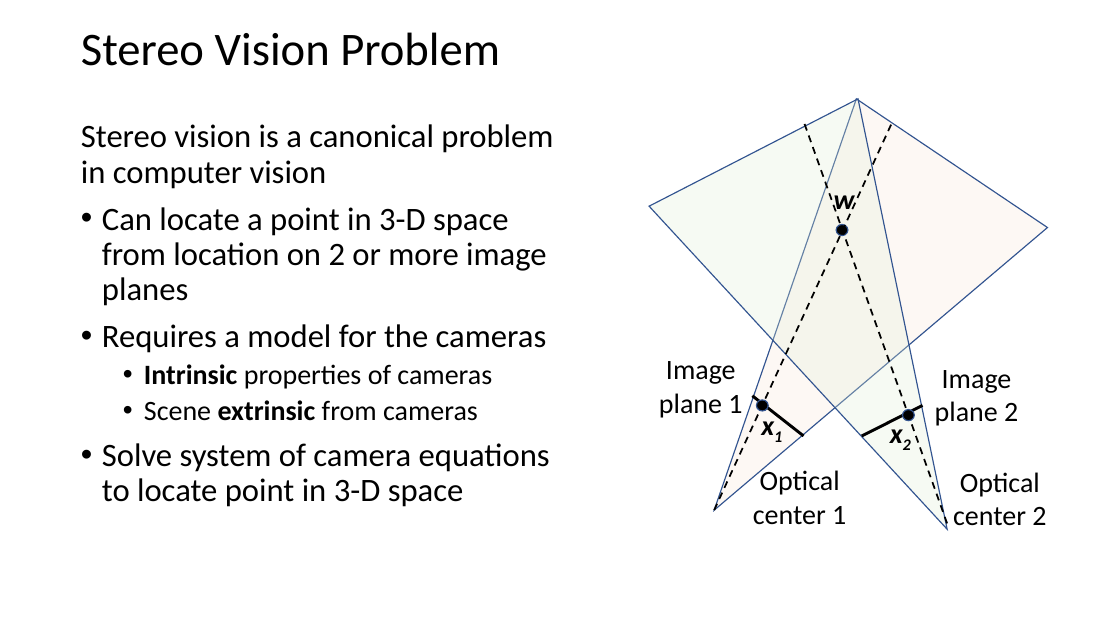
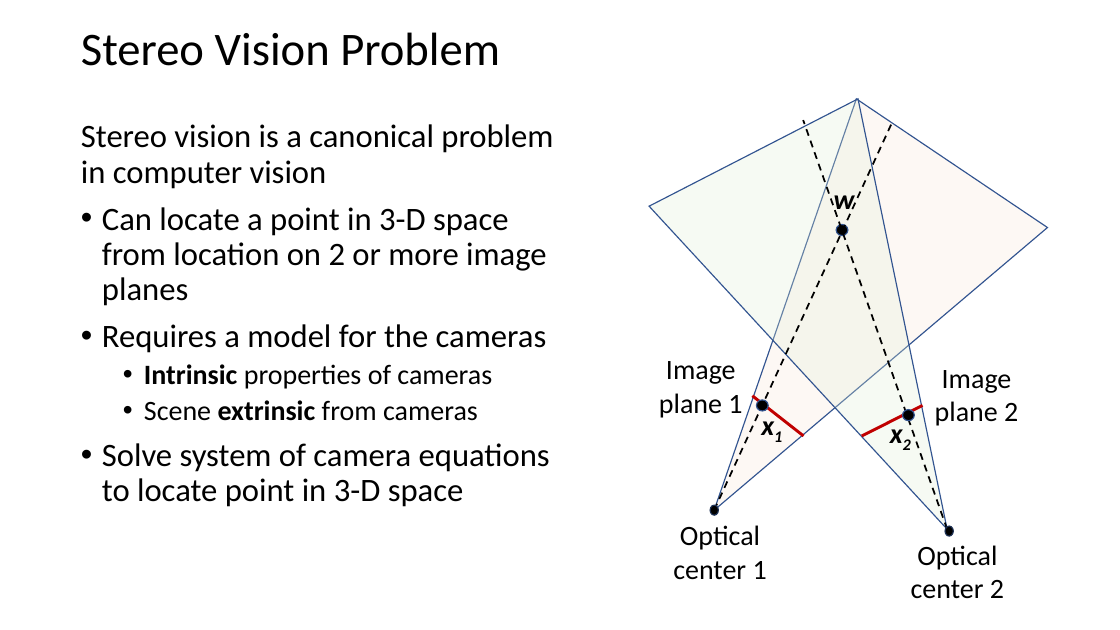
Before and after one commit to StephenElston/CSCI-E25, a slide deck: slide 6 of Slides/9_HomographyProjection.pptx (slide 4 before the commit). Drawn at 1120x630 pixels with LibreOffice and Linux fonts; fonts in the diff are those of the drawing. Boxes give left, top, right and bottom in pixels: in the first picture for what was removed or moved away, otherwise in the second. Text is boxed around its words. In the diff, an @@ line names an element or a change of style, - is before the commit and + after.

```diff
--- a/Slides/9_HomographyProjection.pptx
+++ b/Slides/9_HomographyProjection.pptx
@@ line moved from (948, 523) - (803, 120) to (948, 529) - (803, 120) @@
@@ line (753, 396) - (804, 436): stroke #000000 2.5 pt to #C00000 2.5 pt @@
@@ line (862, 436) - (923, 406): stroke #000000 2.5 pt to #C00000 2.5 pt @@
@@ ellipse added at bbox=[710, 505, 718, 515], fill #000000, outline #1E3256 1 pt @@
@@ text "Optical center 1": place and size @@
-text "Optical center 1" at bbox=[753, 467, 846, 525]
+text "Optical center 1" at bbox=[673, 525, 767, 580]
@@ text "Optical center 2": place and size @@
-text "Optical center 2" at bbox=[953, 472, 1046, 526]
+text "Optical center 2" at bbox=[911, 545, 1004, 599]
@@ ellipse added at bbox=[945, 526, 954, 536], fill #000000, outline #1E3256 1 pt @@
```
Also in this commit, not shown: 3 other slides changed, 4 slides added.
